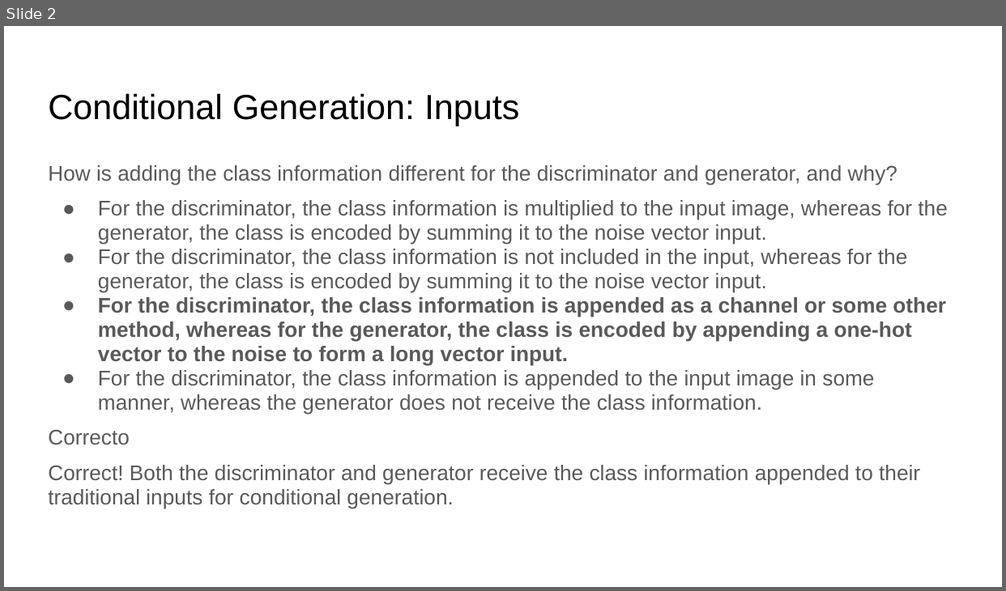
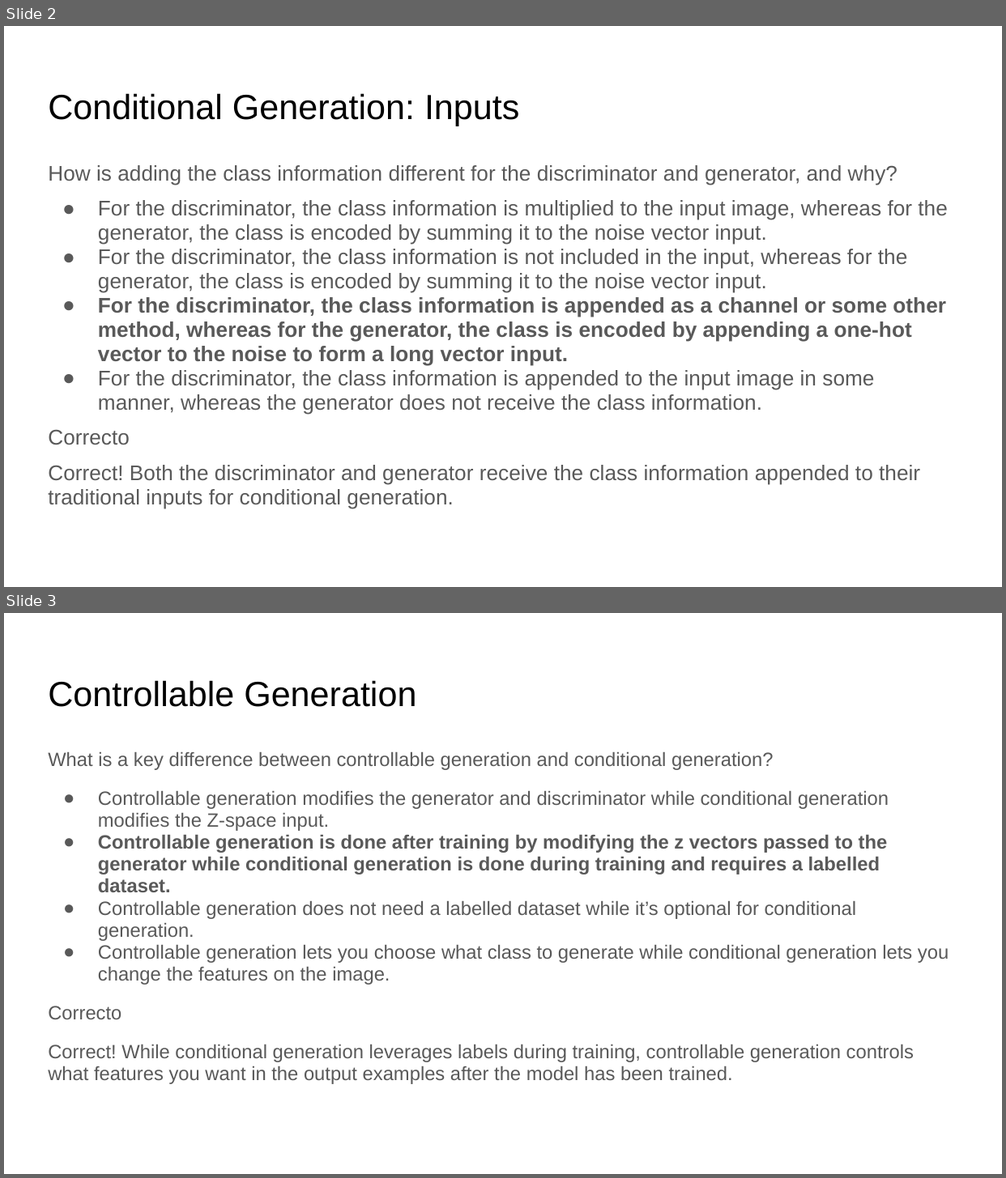
Before and after one commit to johngonzalezv/coursera_gan_specialization, a slide deck: W4/Quices W4.pptx. Shown one above the other, each under a label of ours: slide 2 before the commit, slides 2 and 3 after it. The pictures are 1006x591 and 1006x1178 pixels, drawn with LibreOffice and Linux fonts; fonts in the diff are those of the drawing. Boxes give left, top, right and bottom in pixels: in the first picture for what was removed or moved away, otherwise in the second. Text is boxed around its words. In the diff, an @@ line names an element or a change of style, - is before the commit and + after.

Commit message:
Controllable Generation added

```diff
--- a/W4/Quices W4.pptx
+++ b/W4/Quices W4.pptx
@@ slide 3 added at [4,613,1002,1174], background #FFFFFF @@
@@ title added at [48,680,416,707], 25.2 pt, text #000000 @@
+Controllable Generation
@@ text added at [48,752,948,1084], 13.9 pt, text #595959 @@
+What is a key difference between controllable generation and conditional generation?
+● Controllable generation modifies the generator and discriminator while conditional generation modifies the Z-space input.
+● Controllable generation is done after training by modifying the z vectors passed to the generator while conditional generation is done during training and requires a labelled dataset.
+● Controllable generation does not need a labelled dataset while it’s optional for conditional generation.
+● Controllable generation lets you choose what class to generate while conditional generation lets you change the features on the image.
+Correcto
+Correct! While conditional generation leverages labels during training, controllable generation controls what features you want in the output examples after the model has been trained.
```
Also in this commit, not shown: 4 other slides added, 2 other files.
